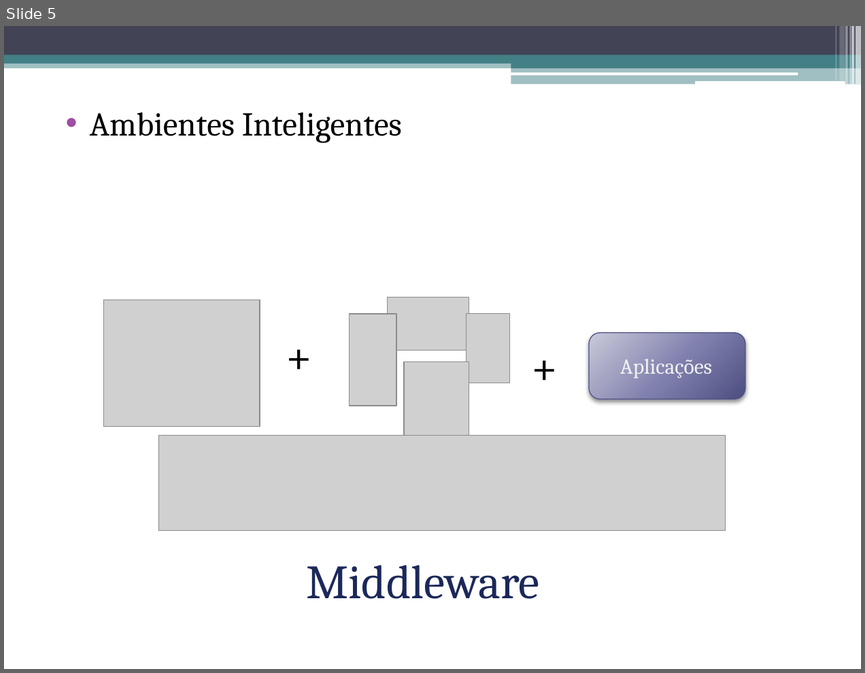
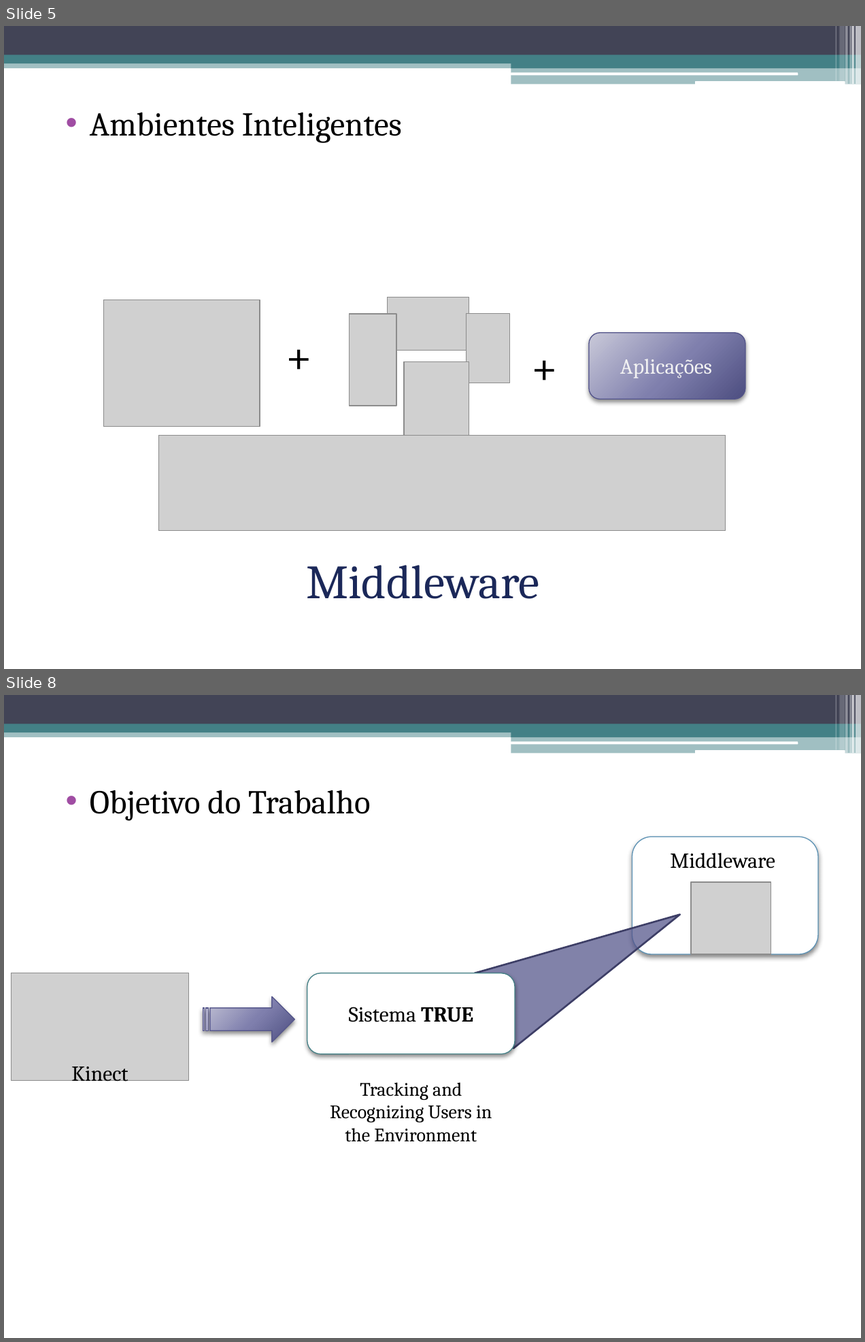
Before and after one commit to talesporto/Projeto-Final, a slide deck: apresentacao/ApresentacaoTRUE.pptx. Shown one above the other, each under a label of ours: slide 5 before the commit, slides 5 and 8 after it; the slides between them are not shown. The pictures are 865x673 and 865x1342 pixels, drawn with LibreOffice and Linux fonts; fonts in the diff are those of the drawing; grey boxes stand for pictures. Boxes give left, top, right and bottom in pixels: in the first picture for what was removed or moved away, otherwise in the second. Text is boxed around its words. In the diff, an @@ line names an element or a change of style, - is before the commit and + after.

```diff
--- a/apresentacao/ApresentacaoTRUE.pptx
+++ b/apresentacao/ApresentacaoTRUE.pptx
@@ slide 8 added at [4, 695, 861, 1338], background #FFFFFF; not listed: 13 template elements that a slide beside it also shows @@
@@ text added at [90, 790, 370, 821], 28 pt, text #000000 @@
+• Objetivo do Trabalho
@@ rounded rectangle added at [632, 836, 818, 954], fill #FFFFFF, outline #5C92B5 0.75 pt, 18 pt, text #000000 @@
+Middleware
@@ trapezoid added at [475, 877, 700, 1048], fill #53548A at 73% opacity, outline #3D3E66 1.5 pt @@
@@ picture added at [691, 882, 772, 954] @@
@@ picture added at [11, 972, 189, 1080] @@
@@ rounded rectangle added at [307, 972, 515, 1053], fill #FFFFFF, outline #438086 0.75 pt, 18 pt, text #000000 @@
+Sistema TRUE
@@ striped right arrow added at [203, 997, 294, 1042], fill gradient #C9C9DA to #7F80AE to #4D4E81, outline #53548A 0.75 pt @@
@@ text added at [71, 1066, 128, 1085], 18 pt, text #000000 @@
+Kinect
@@ text added at [330, 1082, 492, 1142], 16 pt, text #000000 @@
+Tracking and Recognizing Users in the Environment
```
Also in this commit, not shown: 1 slide changed, 2 other slides added, 1 other file.
